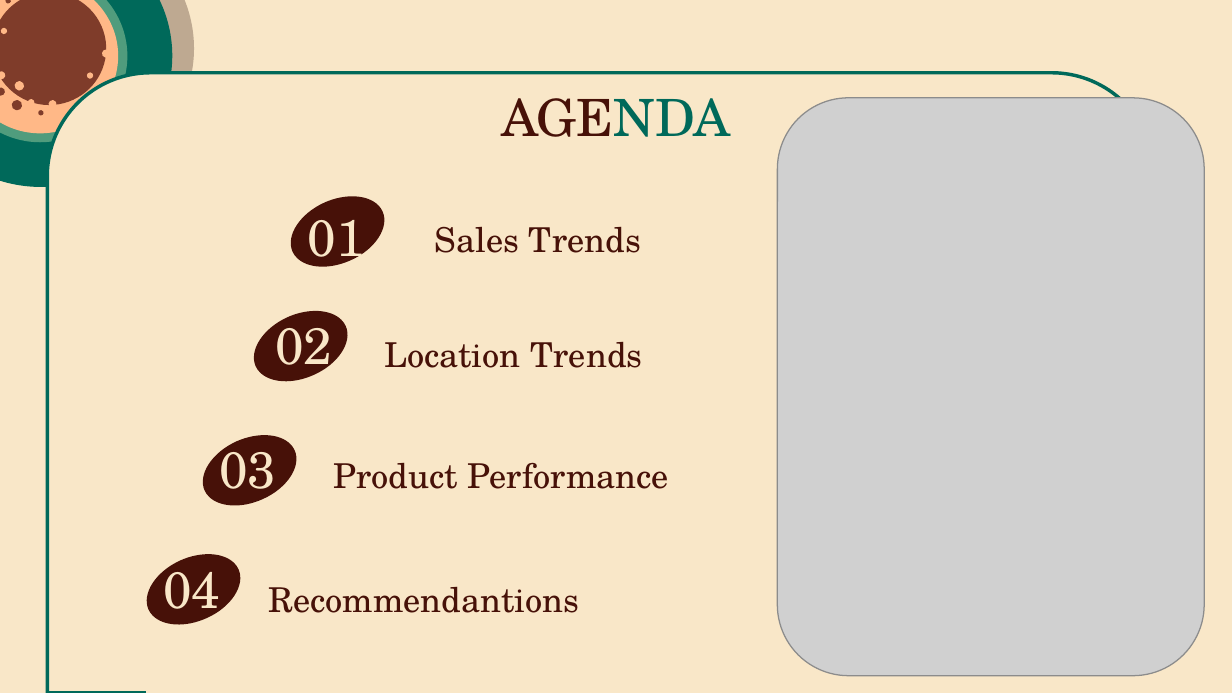
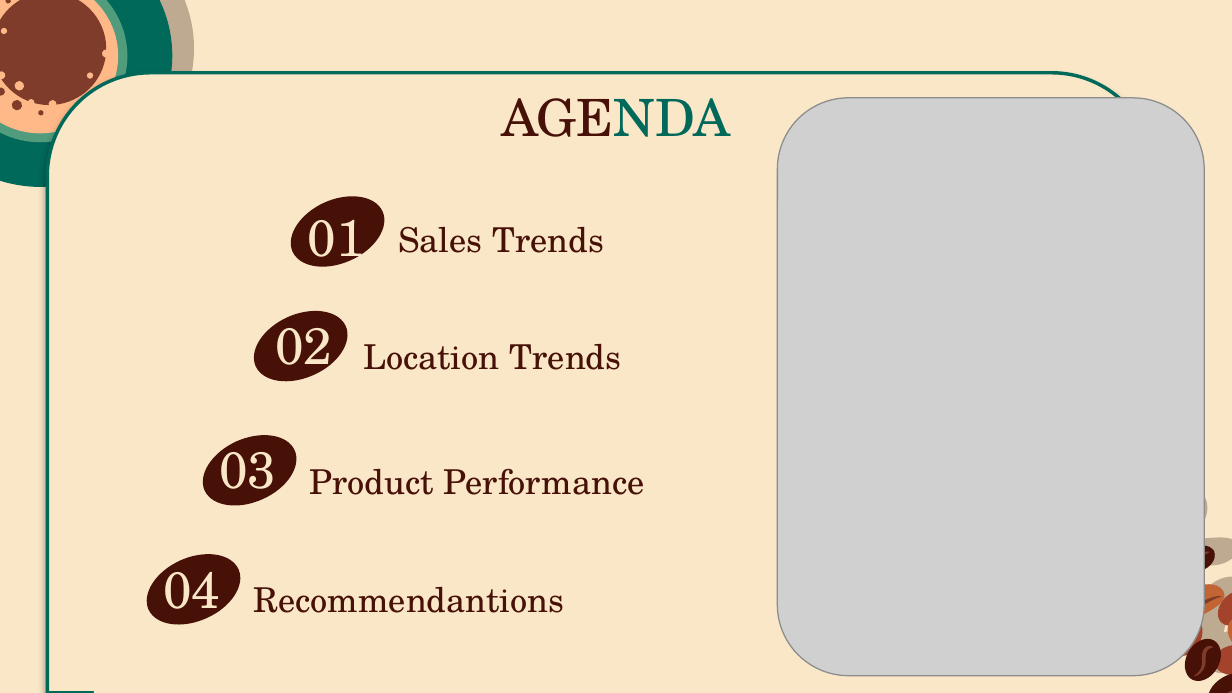
Before and after one commit to KeneilweG/BrightLight_Coffee_Shop_Sales_Case_Study1, a slide deck: slide 2 of Final Output File (Presentation(PowerPoint))/Coffee Shop Sales Presentation.pptx. Drawn at 1232x693 pixels with LibreOffice and Linux fonts; fonts in the diff are those of the drawing; grey boxes stand for pictures. Boxes give left, top, right and bottom in pixels: in the first picture for what was removed or moved away, otherwise in the second. Text is boxed around its words. In the diff, an @@ line names an element or a change of style, - is before the commit and + after.

```diff
--- a/Final Output File (Presentation(PowerPoint))/Coffee Shop Sales Presentation.pptx
+++ b/Final Output File (Presentation(PowerPoint))/Coffee Shop Sales Presentation.pptx
@@ round same rect at [47, 73, 1154, 692]: shadow on @@
@@ round same rect: place and size @@
-round same rect at [147, 170, 1232, 692]
+round same rect at [94, 174, 1179, 693]
@@ subtitle "Sales Trends": place and size @@
-subtitle "Sales Trends" at [435, 226, 641, 253]
+subtitle "Sales Trends" at [398, 226, 604, 253]
@@ subtitle "Location Trends": place and size @@
-subtitle "Location Trends" at [384, 341, 642, 368]
+subtitle "Location Trends" at [363, 343, 621, 370]
@@ subtitle "Product Performance": place and size @@
-subtitle "Product Performance" at [334, 462, 669, 489]
+subtitle "Product Performance" at [309, 468, 645, 495]
@@ text "Recommendantions": place and size @@
-text "Recommendantions" at [268, 586, 579, 613]
+text "Recommendantions" at [253, 586, 564, 613]
@@ group added at [1164, 490, 1228, 681]: 8 freeform shapes @@
```
Also in this commit, not shown: 8 other slides changed, 1 slide added.
